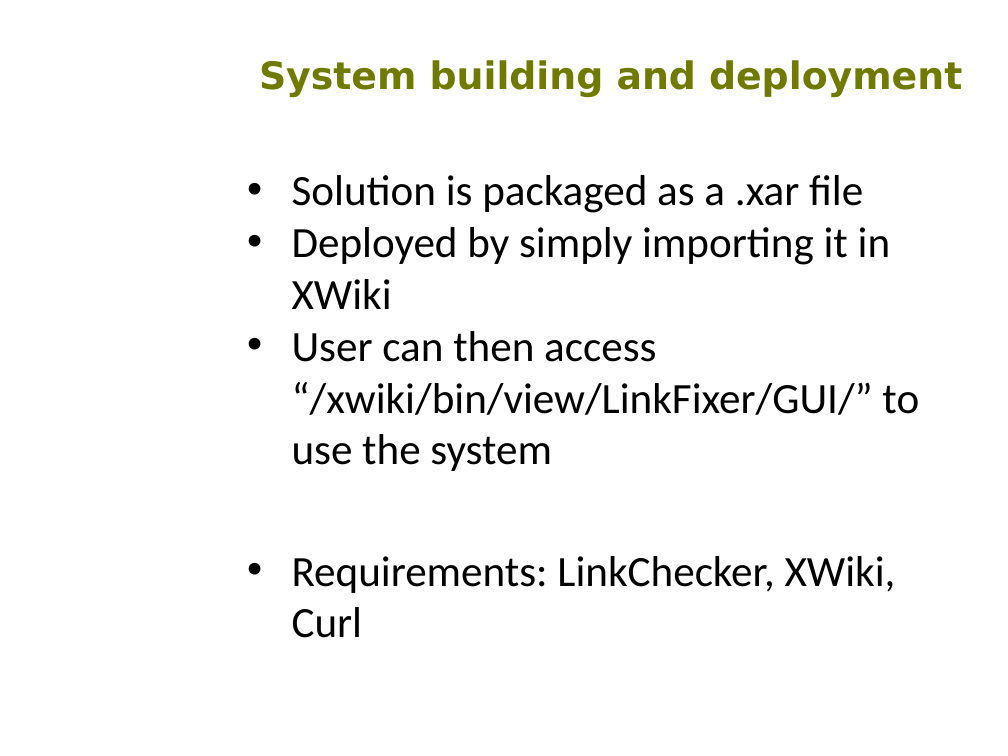
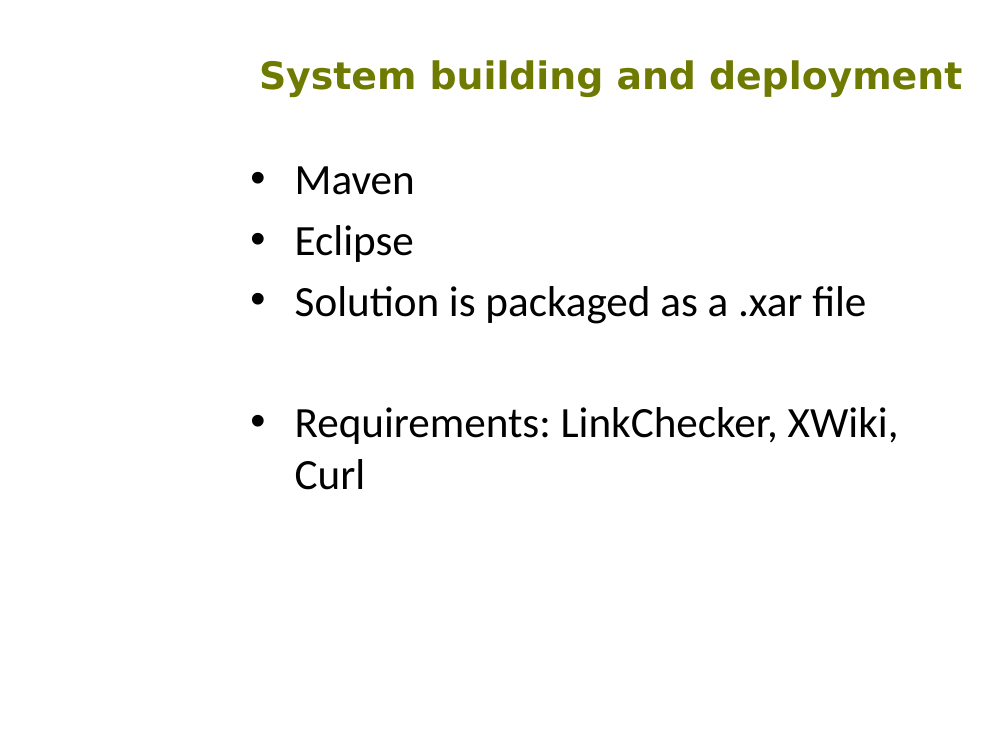
Before and after one commit to valdisvi/LinkFixer, a slide deck: slide 8 of Documentation/Team4_XWiki.odp. Drawn at 1008x756 pixels with LibreOffice and Linux fonts; fonts in the diff are those of the drawing; background and template pictures are left out. Boxes give left, top, right and bottom in pixels: in the first picture for what was removed or moved away, otherwise in the second. Text is boxed around its words. In the diff, an @@ line names an element or a change of style, - is before the commit and + after.

Commit message:
Update presentation

```diff
--- a/Documentation/Team4_XWiki.odp
+++ b/Documentation/Team4_XWiki.odp
@@ text "Maven": place and size @@
-text "Maven" at box(292, 175, 919, 638)
+text "Maven" at box(295, 166, 899, 490)
@@ text at box(295, 166, 415, 262): paragraphs added @@
+• Maven
+• Eclipse
@@ text at box(292, 227, 919, 471): paragraphs removed @@
-• Deployed by simply importing it in XWiki
-• User can then access “/xwiki/bin/view/LinkFixer/GUI/” to use the system
```
